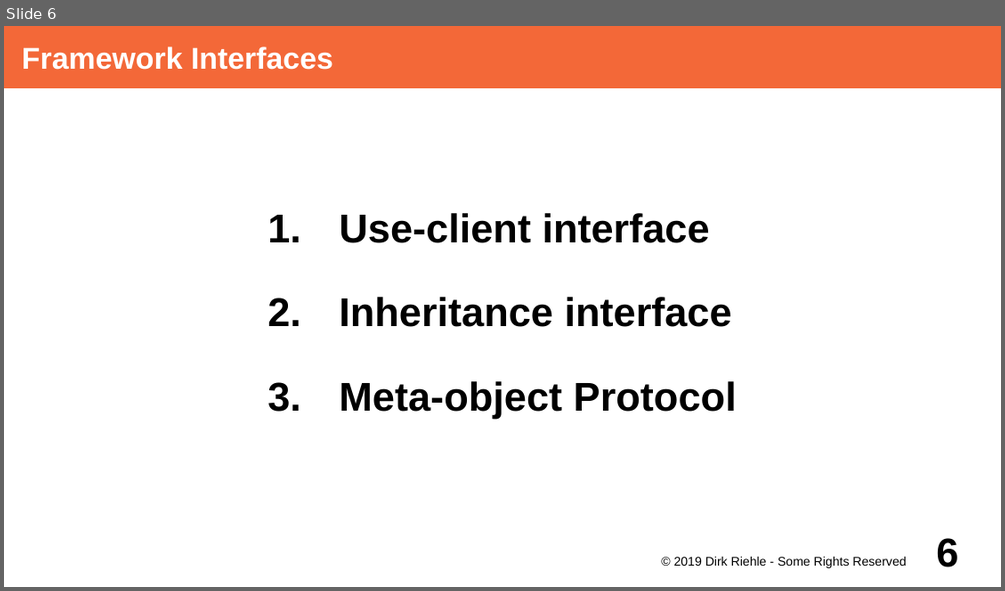
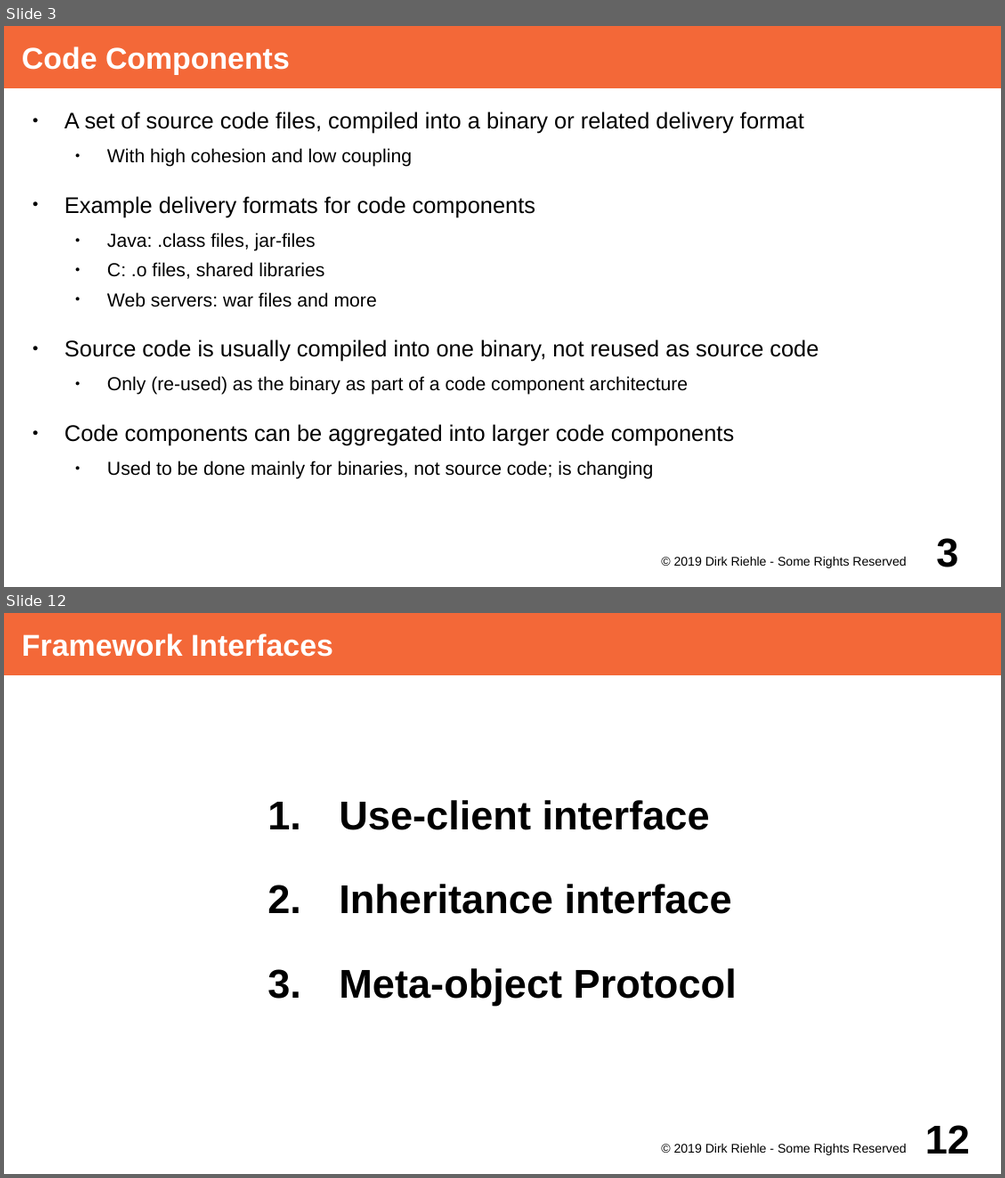
Before and after one commit to dirkriehle/adap-course, a slide deck: Lecture Slides/ADAP C12 - Object-oriented Frameworks.odp. Shown one above the other, each under a label of ours: slide 6 before the commit, slides 3 and 12 after it; the slides between them are not shown. The pictures are 1005x591 and 1005x1178 pixels, drawn with LibreOffice and Linux fonts; fonts in the diff are those of the drawing. Boxes give left, top, right and bottom in pixels: in the first picture for what was removed or moved away, otherwise in the second. Text is boxed around its words. In the diff, an @@ line names an element or a change of style, - is before the commit and + after.

```diff
--- a/Lecture Slides/ADAP C12 - Object-oriented Frameworks.odp
+++ b/Lecture Slides/ADAP C12 - Object-oriented Frameworks.odp
@@ slide 3 added at <box>4,26,1001,587</box>, background #FFFFFF @@
@@ title added at <box>4,26,1001,88</box>, fill #F36838, 24 pt, text #FFFFFF, bold @@
+Code Components
@@ text added at <box>65,111,818,479</box>, 15 pt, text #000000 @@
+● A set of source code files, compiled into a binary or related delivery format
+  ● With high cohesion and low coupling
+● Example delivery formats for code components
+  ● Java: .class files, jar-files
+  ● C: .o files, shared libraries
+  ● Web servers: war files and more
+● Source code is usually compiled into one binary, not reused as source code
+  ● Only (re-used) as the binary as part of a code component architecture
+● Code components can be aggregated into larger code components
+  ● Used to be done mainly for binaries, not source code; is changing
@@ text added at <box>674,556,906,568</box>, 10 pt, text #000000 @@
+© 2019 Dirk Riehle - Some Rights Reserved
@@ page number added at <box>936,538,958,567</box>, 32 pt, text #000000, bold @@
+3
@@ what was slide 6 is now slide 12 @@
@@ page number at <box>925,1125,970,1153</box>: text changed @@
-6
+12
```
Also in this commit, not shown: 7 slides changed, 7 other slides added, 1 slide removed, 1 other file.
